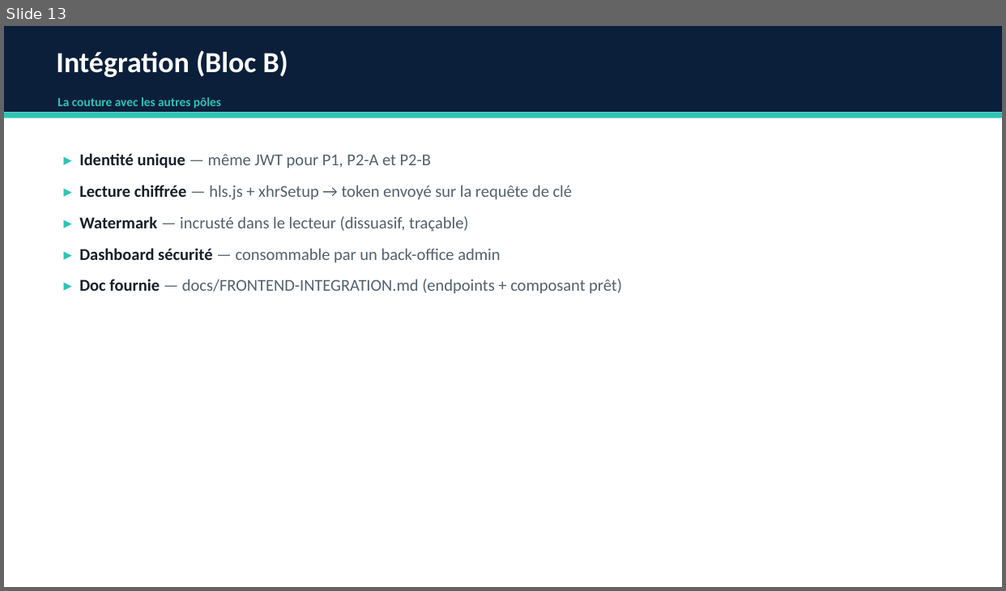
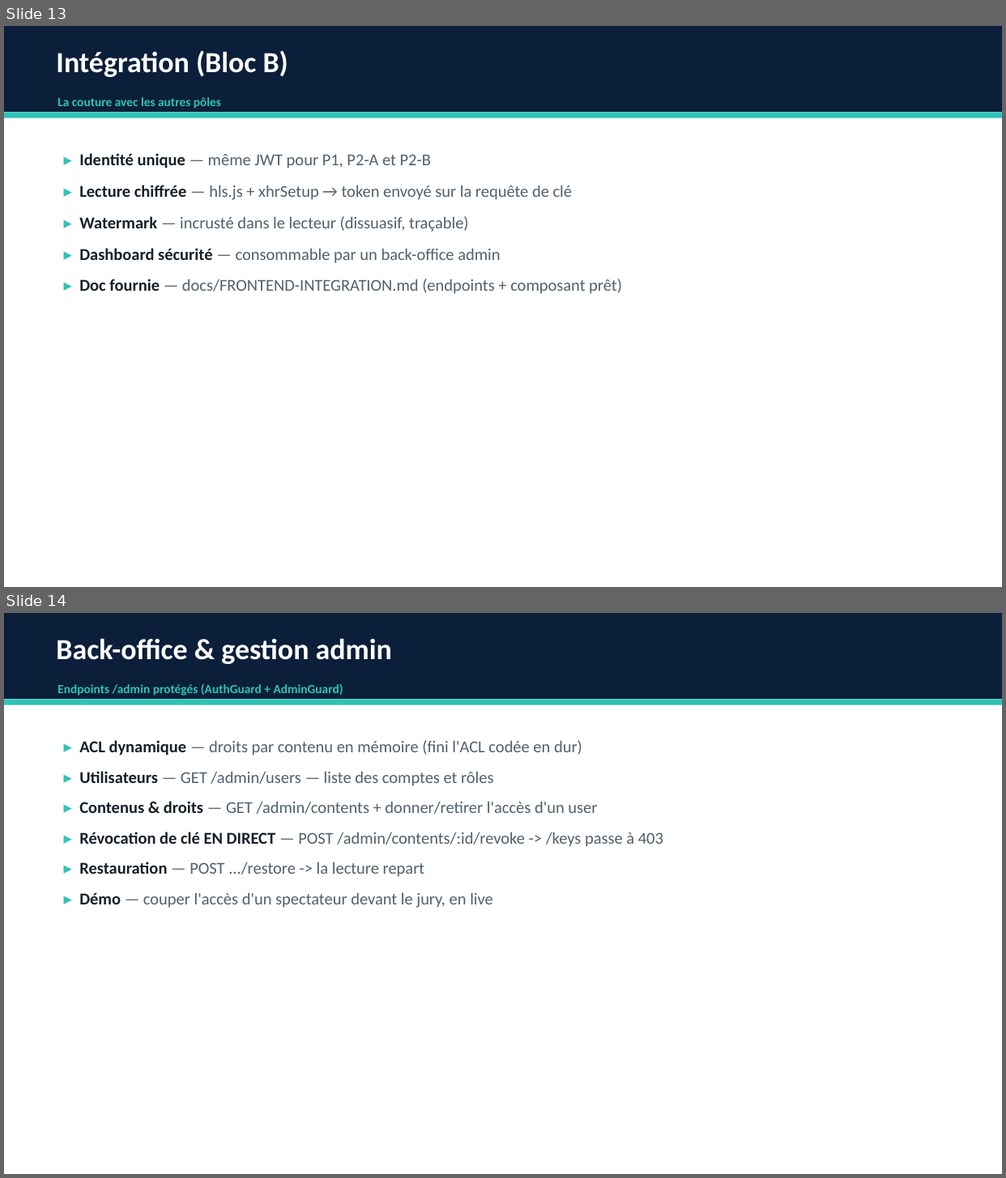
Before and after one commit to EragonRD/hackathon-groupe7, a slide deck: P2-Backend-Soutenance.pptx. Shown one above the other, each under a label of ours: slide 13 before the commit, slides 13 and 14 after it. The pictures are 1006x591 and 1006x1178 pixels, drawn with LibreOffice and Linux fonts; fonts in the diff are those of the drawing. Boxes give left, top, right and bottom in pixels: in the first picture for what was removed or moved away, otherwise in the second. Text is boxed around its words. In the diff, an @@ line names an element or a change of style, - is before the commit and + after.

```diff
--- a/P2-Backend-Soutenance.pptx
+++ b/P2-Backend-Soutenance.pptx
@@ slide 14 added at [4, 613, 1002, 1174], background #FFFFFF @@
@@ rectangle added at [4, 613, 1002, 699], fill #0B1F3A @@
@@ text added at [56, 638, 392, 664], 28 pt, text #FFFFFF, bold @@
+Back-office & gestion admin
@@ text added at [57, 684, 343, 696], 12 pt, text #2EC4B6, bold @@
+Endpoints /admin protégés (AuthGuard + AdminGuard)
@@ rectangle added at [4, 699, 1002, 705], fill #2EC4B6 @@
@@ text added at [79, 740, 663, 908], 16 pt, text #52606D @@
+▸ ACL dynamique — droits par contenu en mémoire (fini l'ACL codée en dur)
+▸ Utilisateurs — GET /admin/users — liste des comptes et rôles
+▸ Contenus & droits — GET /admin/contents + donner/retirer l'accès d'un user
+▸ Révocation de clé EN DIRECT — POST /admin/contents/:id/revoke -> /keys passe à 403
+▸ Restauration — POST .../restore -> la lecture repart
+▸ Démo — couper l'accès d'un spectateur devant le jury, en live
```
Also in this commit, not shown: 1 slide changed, 1 other slide added.
